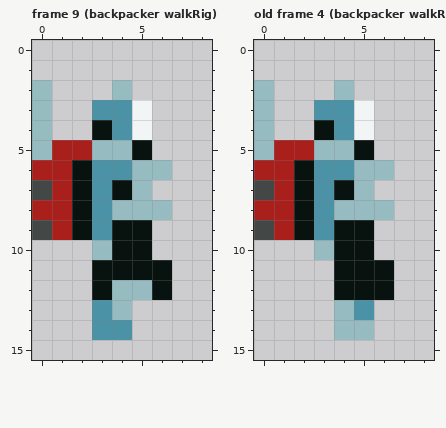
Edited in one commit: pixel-art file (assets/images/backpacker.aseprite). The picture above is the old version.
9x16 pixels, 37 frames. Shown: frame 9 (backpacker walkRig), old frame 4 (backpacker walkRig). The commit also changed other frames, which this record leaves out.
And afterwards:
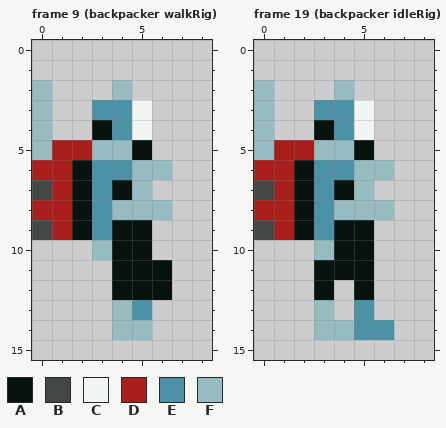
Palette (. is transparent): A #08120f  B #434746  C #f2f5f5  D #a81f1c  E #4b92a6  F #96bbc0
A new or re-ordered frame is compared with the old frame closest to it.
Changes in this commit:
frames 37 -> 38
--- frame 9 (backpacker walkRig)
@@ x 0..8 @@
 10 ...FAA...
-11 ...AAAA..
-12 ...AFFA..
-13 ...EF....
-14 ...EE....
+11 ....AAA..
+12 ....AAA..
+13 ....FE...
+14 ....FF...
 15 .........
--- frame 19 (backpacker idleRig) is new; against old frame 4 (backpacker walkRig)
@@ x 0..8 @@
 10 ...FAA...
-11 ....AAA..
-12 ....AAA..
-13 ....FE...
-14 ....FF...
+11 ...AAA...
+12 ...A.A...
+13 ...F.E...
+14 ...FFEE..
 15 .........
